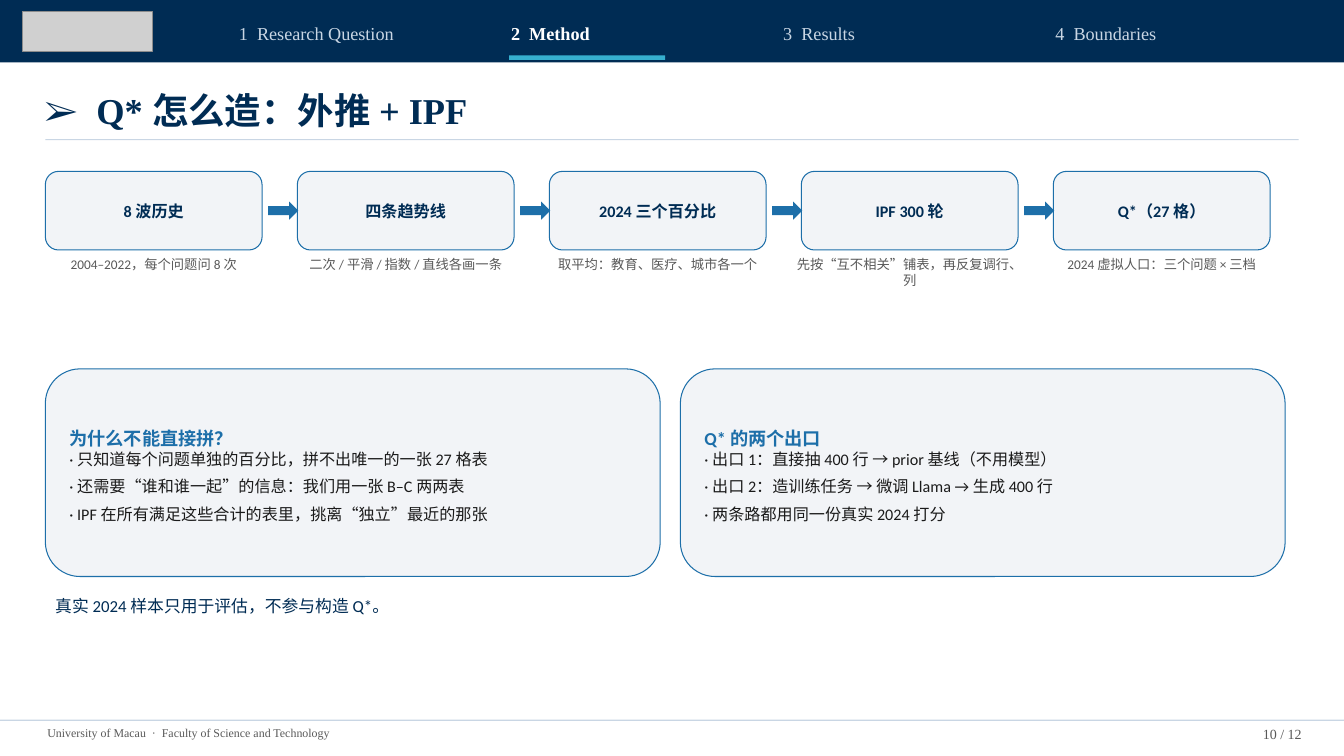
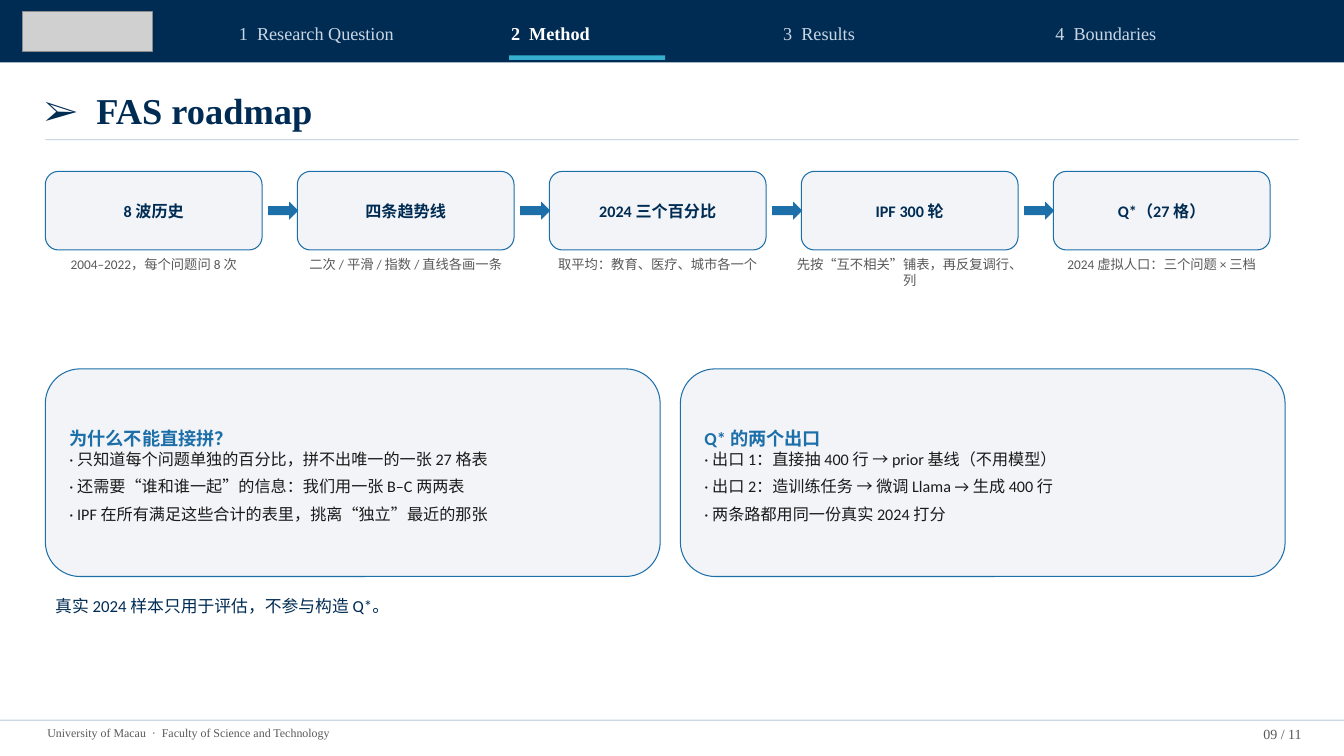
Before and after one commit to gyro-zpl/fas_pro, a slide deck: slide 9 of docs/04_论文稿件/导师阶段汇报_UMAC_2026-11-23.pptx (slide 10 before the commit). Drawn at 1344x756 pixels with LibreOffice and Linux fonts; fonts in the diff are those of the drawing; grey boxes stand for pictures. Boxes give left, top, right and bottom in pixels: in the first picture for what was removed or moved away, otherwise in the second. Text is boxed around its words. In the diff, an @@ line names an element or a change of style, - is before the commit and + after.

```diff
--- a/docs/04_论文稿件/导师阶段汇报_UMAC_2026-11-23.pptx
+++ b/docs/04_论文稿件/导师阶段汇报_UMAC_2026-11-23.pptx
@@ text at bbox=[96, 98, 312, 131]: text changed @@
-➢ Q* 怎么造：外推 + IPF
+➢ FAS roadmap
@@ text at bbox=[1263, 729, 1301, 739]: text changed @@
-10 / 12
+09 / 11
```
Also in this commit, not shown: 10 other slides changed, 1 slide removed.
